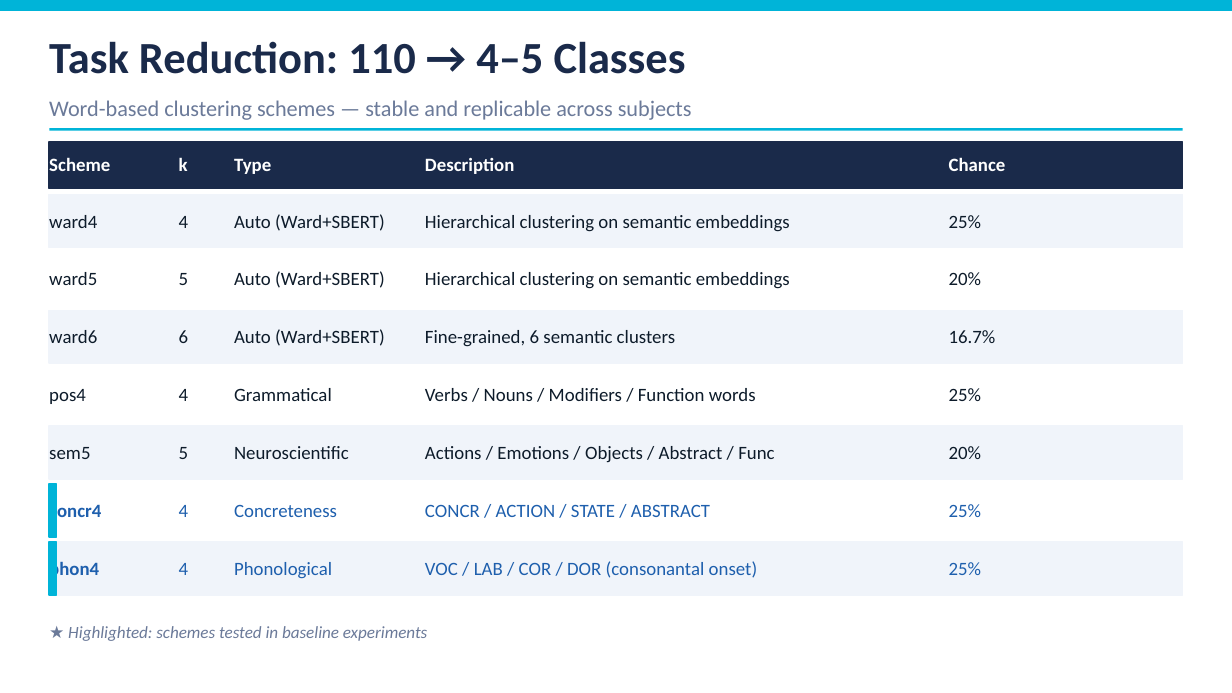
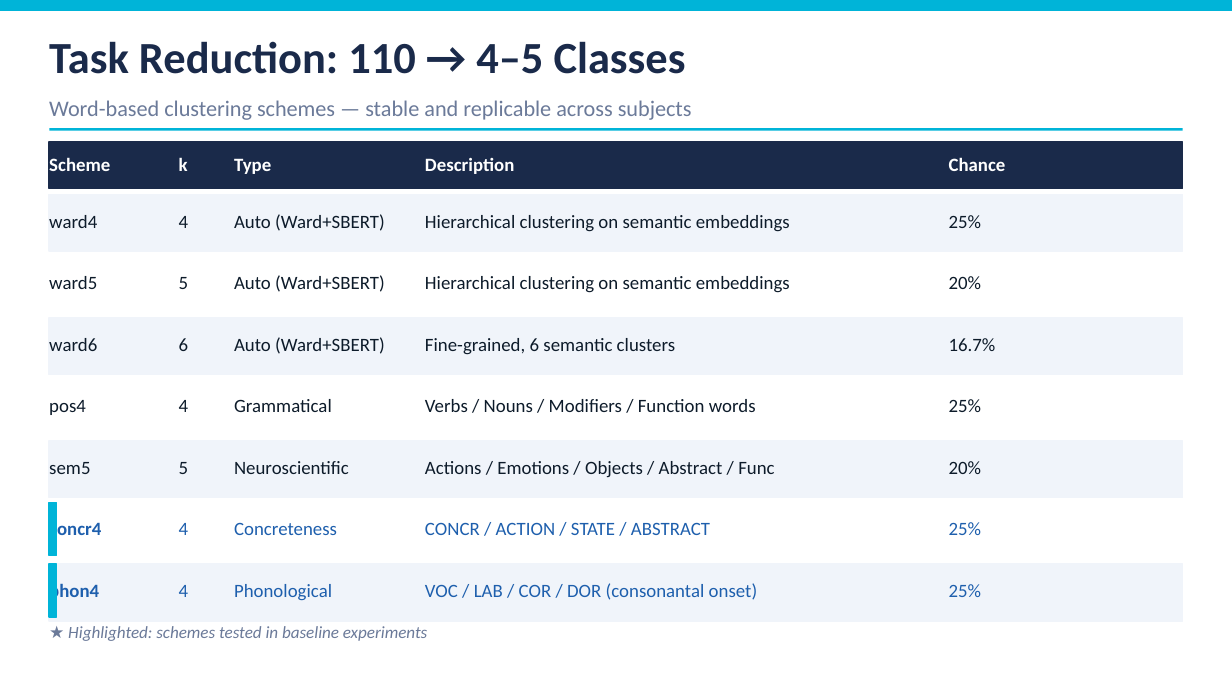
Before and after one commit to daniele22-u/miralis-hypergraph-imagined-speech, a slide deck: slide 4 of docs/presentations/EN_EEG_Project_Status_Mar2026.pptx. Drawn at 1232x693 pixels with LibreOffice and Linux fonts; fonts in the diff are those of the drawing. Boxes give left, top, right and bottom in pixels: in the first picture for what was removed or moved away, otherwise in the second. Text is boxed around its words. In the diff, an @@ line names an element or a change of style, - is before the commit and + after.

Commit message:
docs: fix layout EN presentation (row heights, formula box)

```diff
--- a/docs/presentations/EN_EEG_Project_Status_Mar2026.pptx
+++ b/docs/presentations/EN_EEG_Project_Status_Mar2026.pptx
@@ rectangle: place and size @@
-rectangle at [49,253,1183,306]
+rectangle at [49,256,1183,313]
@@ rectangle: place and size @@
-rectangle at [49,310,1183,363]
+rectangle at [49,318,1183,375]
@@ 10 texts: place and size @@
-10 texts at [49,271,996,347]
+10 texts at [49,275,996,355]
@@ rectangle: place and size @@
-rectangle at [49,368,1183,421]
+rectangle at [49,379,1183,436]
@@ 5 texts: place and size @@
-5 texts at [49,388,982,404]
+5 texts at [49,399,982,415]
@@ rectangle: place and size @@
-rectangle at [49,426,1183,479]
+rectangle at [49,441,1183,498]
@@ 5 texts: place and size @@
-5 texts at [49,446,982,463]
+5 texts at [49,461,982,478]
@@ 5 texts, 3 rectangles: place and size @@
-5 texts, 3 rectangles at [49,484,1183,595]
+5 texts, 3 rectangles at [49,503,1183,617]
@@ rectangle: place and size @@
-rectangle at [49,542,1183,595]
+rectangle at [49,564,1183,621]
@@ 5 texts: place and size @@
-5 texts at [49,559,982,580]
+5 texts at [49,582,982,603]
```
Also in this commit, not shown: 2 other slides changed, 1 other file.
